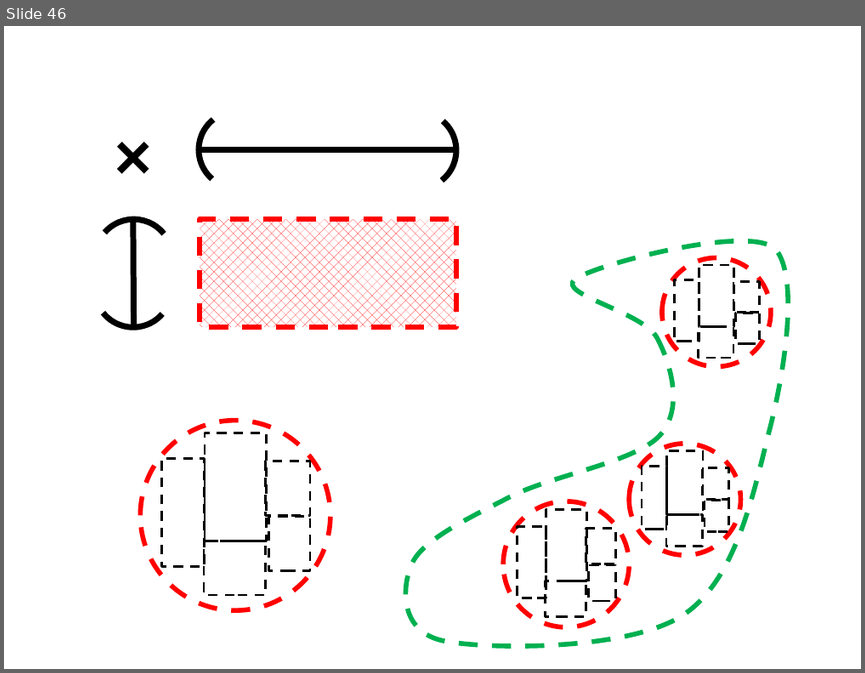
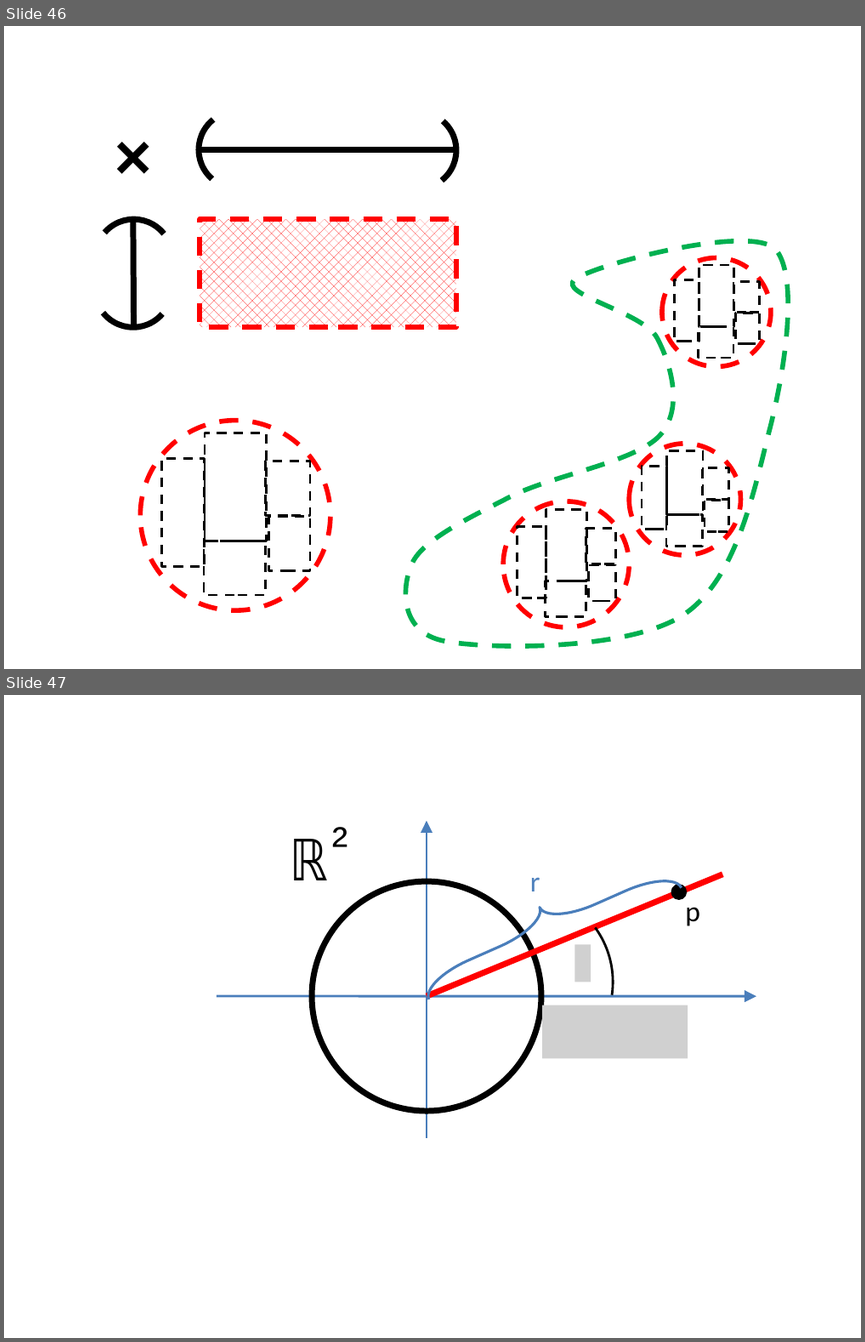
Before and after one commit to lutteropp/GeoTopo, a slide deck: images/Bilder.pptx. Shown one above the other, each under a label of ours: slide 46 before the commit, slides 46 and 47 after it. The pictures are 865x673 and 865x1342 pixels, drawn with LibreOffice and Linux fonts; fonts in the diff are those of the drawing; grey boxes stand for pictures. Boxes give left, top, right and bottom in pixels: in the first picture for what was removed or moved away, otherwise in the second. Text is boxed around its words. In the diff, an @@ line names an element or a change of style, - is before the commit and + after.

```diff
--- a/images/Bilder.pptx
+++ b/images/Bilder.pptx
@@ slide 47 added at <box>4,695,861,1338</box>, background #FFFFFF @@
@@ arrow added from (426, 1138) to (426, 821), #4B7EBC 2 pt @@
@@ text added at <box>294,839,328,880</box>, 48 pt, text #000000 @@
+ℝ
@@ text added at <box>325,827,354,847</box>, 40 pt, text #000000 @@
+²
@@ right brace added at <box>413,851,681,999</box>, outline #4B7EBC 2.25 pt @@
@@ ellipse added at <box>312,881,541,1111</box>, outline #000000 5 pt @@
@@ arc (boxed as its full ellipse) added at <box>413,874,628,1089</box>, outline #000000 2 pt @@
@@ line added from (426, 996) to (723, 874), #FF0000 5 pt @@
@@ text added at <box>530,877,540,891</box>, 24 pt, text #4F81BD @@
+r
@@ ellipse added at <box>672,885,686,899</box>, fill #000000, outline #000000 2 pt @@
@@ text added at <box>685,907,700,926</box>, 24 pt, text #000000 @@
+p
@@ picture added at <box>574,944,590,982</box> @@
@@ arrow added from (216, 996) to (756, 996), #4B7EBC 2 pt @@
@@ picture added at <box>542,1005,687,1058</box> @@
```
Also in this commit, not shown: 1 slide changed, 3 other slides added, 9 other files.
